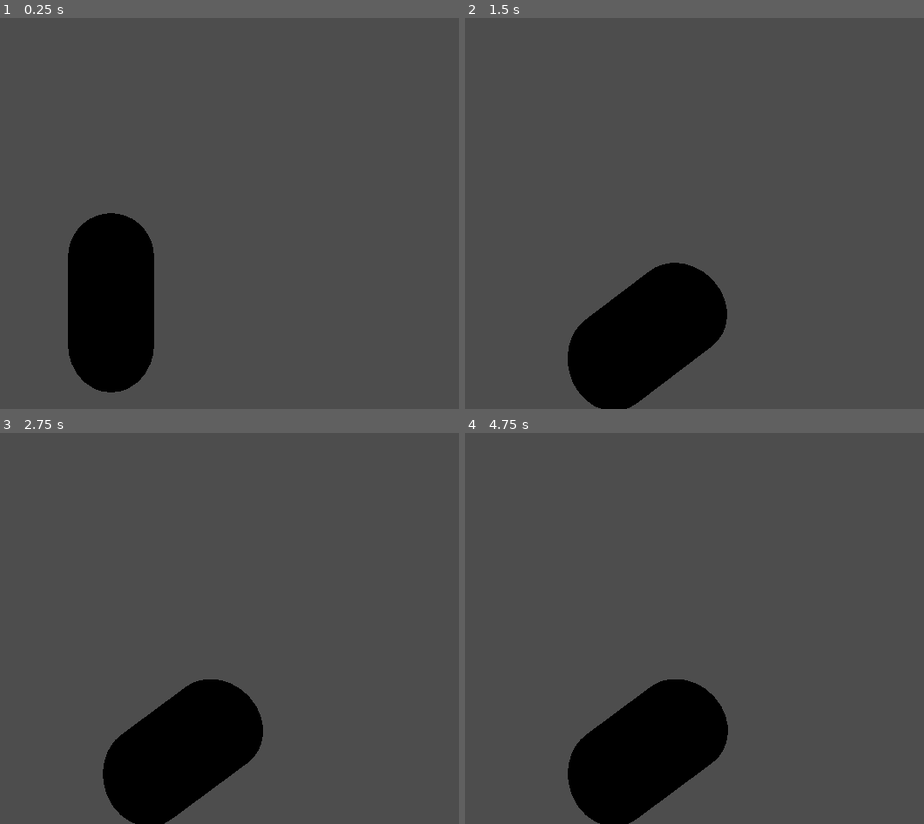
Above: before the commit, frames 1-4 (two rows, left to right).
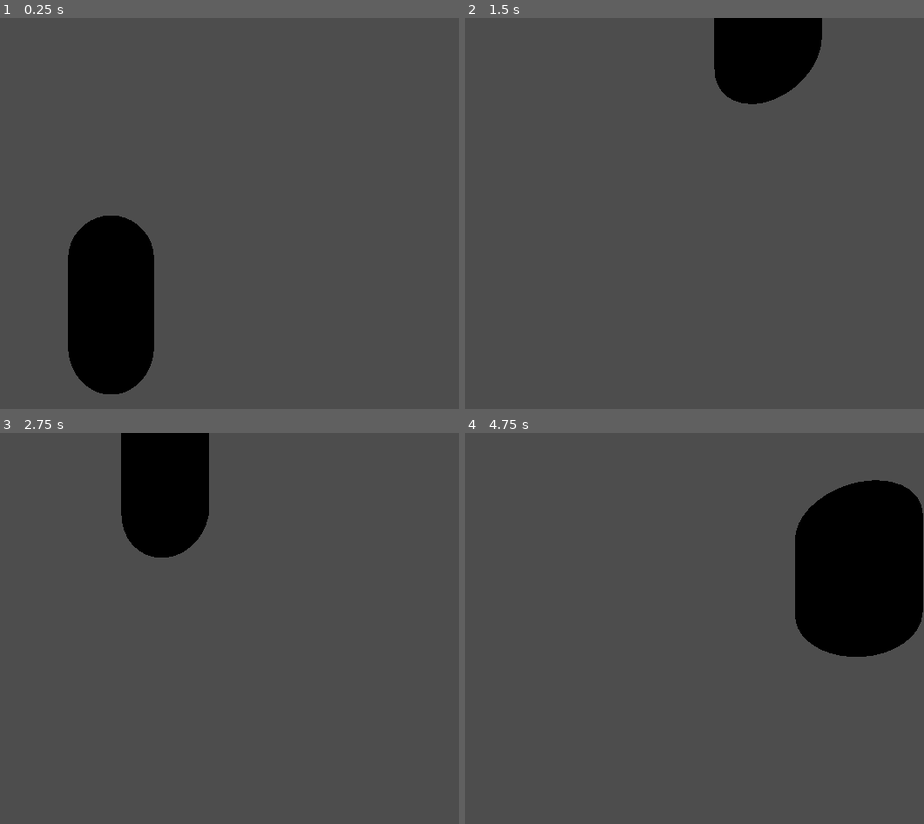
Above: after the commit, the same moments.

Repository: cookiemonsternz/submarine-game
Game: Godot game, scene res://scenes/world/interactable/lever/lever.tscn
Same seed, same stepped clock (60 frames per second), same inputs: the game is played once before the commit and once after it. The project has no main scene, so this scene is started directly.
Inputs (mouse positions are in pixels of both pictures, inside the frame that each line leads up to):
- Up to frame 1 (0.25 s): no input
- Up to frame 2 (1.5 s): move the mouse to (731, 193) at 0.52 s; press the mouse at (731, 193) at 0.53 s; hold D (right) 0.53-1.28 s; move the mouse to (outside the picture) at 1.27 s; release the mouse at (outside the picture) at 1.28 s; hold S (down) from 1.28 s (still down); click (outside the picture) at 1.35 s
- Up to frame 3 (2.75 s): move the mouse to (179, 542) at 2.02 s; release S (down) at 2.03 s; hold D (right) from 2.03 s (still down); hold F (test) from 2.03 s (still down); click (179, 542) at 2.3 s
- Up to frame 4 (4.75 s): move the mouse to (543, 706) at 2.77 s; release D (right) at 2.78 s; release F (test) at 2.78 s; hold W (up) 2.78-3.53 s; click (543, 706) at 2.85 s; move the mouse to (786, 687) at 3.52 s; press the mouse at (786, 687) at 3.53 s; hold A (left) from 3.53 s (still down); move the mouse to (outside the picture) at 4.27 s; release the mouse at (outside the picture) at 4.28 s; tap F (test) at 4.35 s; click (outside the picture) at 4.55 s

The runs differ from the first frame. In frame 1, 0.2% of the frame differs, in the area x 14-34%, y 49-97%; in frame 2, 13%; in frame 3, 14%; in frame 4, 20%, in the area x 22-100%, y 12-100%.
Error after the commit: Parse Error: Could not find type "JoltJoint3D" in the current scope. (res://scenes/interaction/measureable/measureable.gd:4)

Commit message:
add measureable and lever detents / impl

Diff:
--- a/project.godot
+++ b/project.godot
@@ -61,7 +61,7 @@
 
 [physics]
 
-3d/physics_engine="GodotPhysics3D"
+3d/physics_engine="Jolt Physics (Extension)"
 
 [rendering]
 
--- /dev/null
+++ b/scenes/csg_box_3d.gd
@@ -0,0 +1,11 @@
+extends CSGBox3D
+
+
+# Called when the node enters the scene tree for the first time.
+func _ready() -> void:
+	pass # Replace with function body.
+
+
+# Called every frame. 'delta' is the elapsed time since the previous frame.
+func _process(delta: float) -> void:
+	global_rotation = get_parent().find_child("RigidBody3D").global_rotation
--- a/scenes/interaction/draggable/draggable.gd
+++ b/scenes/interaction/draggable/draggable.gd
@@ -1,4 +1,6 @@
 class_name Draggable extends Node3D
+
+@export var drag_strength: float = 500.0
 
 @export var rigidbody: RigidBody3D
 @export var mouse_target: MouseTarget
@@ -19,7 +21,7 @@
 		var pos = plane.intersects_ray(from, camera.project_ray_normal(mouse_pos) * 4096.0)
 		if pos is Vector3:
 			#print((global_position - pos).normalized() * -1.0)
-			var vec = (pos - rigidbody.global_position).normalized() * 500.0
+			var vec = (pos - rigidbody.global_position).normalized() * drag_strength
 			rigidbody.apply_central_force(vec * delta)
 
 func _on_mouse_target_pressed() -> void:
--- /dev/null
+++ b/scenes/interaction/measureable/measureable.gd
@@ -0,0 +1,30 @@
+class_name measureable extends Node3D
+
+@export var drag_body: RigidBody3D
+@export var joint: JoltJoint3D
+
+func get_value() -> float:
+	if joint is JoltSliderJoint3D:
+		var start = joint.global_position + joint.global_basis.z * joint.limit_lower
+		var end = joint.global_position + joint.global_basis.z * joint.limit_upper
+		var len_sq = (end - start).length_squared()
+		return (start - drag_body.global_position).length_squared() / len_sq
+	elif joint is JoltHingeJoint3D:
+		var hinge_axis: Vector3 = joint.global_basis.z
+		var reference: Vector3 = joint.global_basis.x
+		var body_dir: Vector3 = drag_body.global_basis.y
+
+		var angle = -rad_to_deg(reference.signed_angle_to(body_dir, hinge_axis))
+
+		var lower = rad_to_deg(joint.limit_lower)
+		var upper = rad_to_deg(joint.limit_upper)
+
+		return clamp(inverse_lerp(lower, upper, angle), 0.0, 1.0)
+	elif joint is JoltConeTwistJoint3D:
+		assert(false, "Not implemented")
+		return 0.0
+	assert(false, "Unsupported joint type")
+	return 0.0
+
+func _process(delta: float) -> void:
+	get_value()
--- /dev/null
+++ b/scenes/interaction/measureable/measureable.tscn
@@ -0,0 +1,6 @@
+[gd_scene format=3 uid="uid://chpxdsgs08ep5"]
+
+[ext_resource type="Script" uid="uid://httlcyw8ycet" path="res://scenes/interaction/measureable/measureable.gd" id="1_80h56"]
+
+[node name="Measureable" type="Node3D" unique_id=1180068611]
+script = ExtResource("1_80h56")
--- /dev/null
+++ b/scenes/test_3.tscn
@@ -0,0 +1,61 @@
+[gd_scene format=3 uid="uid://diyd2q37aur87"]
+
+[ext_resource type="PackedScene" uid="uid://dcdfxqwqee6wc" path="res://scenes/player/player.tscn" id="1_6517d"]
+[ext_resource type="PackedScene" uid="uid://chpxdsgs08ep5" path="res://scenes/interaction/measureable/measureable.tscn" id="1_xq3ns"]
+[ext_resource type="Script" uid="uid://db77b6crbdmy7" path="res://scenes/csg_box_3d.gd" id="3_sia6j"]
+
+[sub_resource type="ProceduralSkyMaterial" id="ProceduralSkyMaterial_sia6j"]
+sky_horizon_color = Color(0.66224277, 0.6717428, 0.6867428, 1)
+ground_horizon_color = Color(0.66224277, 0.6717428, 0.6867428, 1)
+
+[sub_resource type="Sky" id="Sky_8du8f"]
+sky_material = SubResource("ProceduralSkyMaterial_sia6j")
+
+[sub_resource type="Environment" id="Environment_3qpud"]
+background_mode = 2
+sky = SubResource("Sky_8du8f")
+tonemap_mode = 2
+
+[sub_resource type="CapsuleMesh" id="CapsuleMesh_18mdm"]
+
+[sub_resource type="CapsuleShape3D" id="CapsuleShape3D_6517d"]
+
+[node name="Node3D" type="Node3D" unique_id=1290044561]
+
+[node name="WorldEnvironment" type="WorldEnvironment" parent="." unique_id=979736202]
+environment = SubResource("Environment_3qpud")
+
+[node name="DirectionalLight3D" type="DirectionalLight3D" parent="." unique_id=744456429]
+transform = Transform3D(-0.8660254, -0.43301278, 0.25, 0, 0.49999997, 0.86602545, -0.50000006, 0.75, -0.43301266, 0, 0, 0)
+shadow_enabled = true
+
+[node name="RigidBody3D" type="RigidBody3D" parent="." unique_id=1166080561]
+transform = Transform3D(1, 0, 0, 0, 1, 0, 0, 0, 1, 0, 0, -1)
+
+[node name="Measureable" parent="RigidBody3D" unique_id=1180068611 node_paths=PackedStringArray("drag_body", "joint") instance=ExtResource("1_xq3ns")]
+drag_body = NodePath("..")
+joint = NodePath("../../JoltHingeJoint3D")
+
+[node name="MeshInstance3D" type="MeshInstance3D" parent="RigidBody3D" unique_id=1768368773]
+transform = Transform3D(1, 0, 0, 0, -4.371139e-08, -1, 0, 1, -4.371139e-08, 0, 0, -0.17039514)
+mesh = SubResource("CapsuleMesh_18mdm")
+
+[node name="CollisionShape3D" type="CollisionShape3D" parent="RigidBody3D" unique_id=695115861]
+transform = Transform3D(1, 0, 0, 0, -4.371139e-08, -1, 0, 1, -4.371139e-08, 0, 0, 0)
+shape = SubResource("CapsuleShape3D_6517d")
+
+[node name="JoltHingeJoint3D" type="JoltHingeJoint3D" parent="." unique_id=1532818381]
+limit_enabled = true
+limit_upper = 0.5532693728822022
+limit_lower = -1.8465583486100006
+motor_enabled = true
+motor_target_velocity = 0.08726646259971647
+node_a = NodePath("../RigidBody3D")
+transform = Transform3D(1.9106853e-15, 4.3711385e-08, 1, 0.99999994, -4.3711385e-08, 0, 4.3711385e-08, 0.99999994, -4.371139e-08, 0, 0, 0)
+
+[node name="Player" parent="." unique_id=2008127875 instance=ExtResource("1_6517d")]
+transform = Transform3D(1, 0, 0, 0, 0.9382819, 0.34587145, 0, -0.34587145, 0.9382819, -0.30780554, 1.1947243, 1.9680746)
+
+[node name="CSGBox3D" type="CSGBox3D" parent="." unique_id=1809829627]
+size = Vector3(0.1, 0.1, 0.1)
+script = ExtResource("3_sia6j")
--- /dev/null
+++ b/scenes/world/interactable/lever/lever.gd
@@ -0,0 +1,57 @@
+extends Node3D
+
+@export var drag_strength: float = 500.0:
+	get: return drag_strength
+	set(value):
+		drag_strength = value
+		try_set_draggable(value)
+@export_group("Detents")
+@export var detents = 7
+@export var snap_out_threshold = 0.5
+@export_custom(PROPERTY_HINT_EXPRESSION, "Detent Equation") var detent_equation: String \
+	= "pow(1.5, 5 * x) * 2"
+
+var dragging = false
+var selected_detent = 0.0
+var detent_expression = Expression.new()
+
+func try_set_draggable(value):
+	if has_node("%Draggable"):
+		%Draggable.drag_strength = value
+
+func _ready() -> void:
+	detent_expression.parse(detent_equation, ["x"])
+	%Draggable.drag_strength = drag_strength
+
+func _process(delta: float) -> void:
+	do_detents()
+
+func do_detents():
+	if dragging: return
+
+	var current_value = %Measureable.get_value()
+
+	if abs(current_value - selected_detent) > snap_out_threshold:
+		selected_detent = get_closest_detent()
+
+	var difference = current_value - selected_detent
+	var factor = sign(difference) * detent_expression.execute([abs(difference)])
+
+	%RigidBody3D.apply_central_force(%JoltHingeJoint3D.global_basis.y * factor)
+
+func _on_mouse_target_pressed() -> void:
+	dragging = true
+
+	#%JoltHingeJoint3D.motor_enabled = false
+
+func _on_mouse_target_released() -> void:
+	dragging = false
+
+	selected_detent = get_closest_detent()
+	#%JoltHingeJoint3D.motor_enabled = true
+
+func get_closest_detent() -> float:
+	var current_value = %Measureable.get_value()
+	var closest_detent = round(current_value * detents - 0.5) / (detents - 1)
+	closest_detent = clamp(closest_detent, 0, 1)
+	return closest_detent
--- a/scenes/world/interactable/lever/lever.tscn
+++ b/scenes/world/interactable/lever/lever.tscn
@@ -1,7 +1,9 @@
 [gd_scene format=3 uid="uid://7qgry4rw36cu"]
 
+[ext_resource type="Script" uid="uid://dvulpdtrjjau0" path="res://scenes/world/interactable/lever/lever.gd" id="1_5w5ri"]
 [ext_resource type="PackedScene" uid="uid://bhv8cjuyvan2e" path="res://scenes/interaction/mouse_target/mouse_target.tscn" id="1_8gvfd"]
 [ext_resource type="PackedScene" uid="uid://hrm6vrtd02ft" path="res://scenes/interaction/draggable/draggable.tscn" id="2_meejf"]
+[ext_resource type="PackedScene" uid="uid://chpxdsgs08ep5" path="res://scenes/interaction/measureable/measureable.tscn" id="3_kitsk"]
 [ext_resource type="PackedScene" uid="uid://dcdfxqwqee6wc" path="res://scenes/player/player.tscn" id="3_meejf"]
 
 [sub_resource type="CapsuleMesh" id="CapsuleMesh_kitsk"]
@@ -11,12 +13,16 @@
 
 [sub_resource type="CapsuleShape3D" id="CapsuleShape3D_tk2tp"]
 
-[sub_resource type="BoxShape3D" id="BoxShape3D_11w5v"]
-size = Vector3(1, 0.29492188, 1)
-
 [node name="Lever" type="Node3D" unique_id=424322314]
+script = ExtResource("1_5w5ri")
+drag_strength = 2000.0
+snap_out_threshold = 0.25
+detent_equation = "(pow(1.5, 5 * x) * 2) - 2"
 
 [node name="RigidBody3D" type="RigidBody3D" parent="." unique_id=404819209]
+unique_name_in_owner = true
+gravity_scale = 0.1
+linear_damp = 2.0
 
 [node name="MeshInstance3D" type="MeshInstance3D" parent="RigidBody3D" unique_id=1409803162]
 transform = Transform3D(1, 0, 0, 0, 1, 0, 0, 0, 1, 0, 1.0036839, 0)
@@ -31,25 +37,32 @@
 shape = SubResource("SphereShape3D_5w5ri")
 
 [node name="Draggable" parent="RigidBody3D/MeshInstance3D" unique_id=898455505 node_paths=PackedStringArray("rigidbody", "mouse_target") instance=ExtResource("2_meejf")]
+unique_name_in_owner = true
 rigidbody = NodePath("../..")
 mouse_target = NodePath("../MouseTarget")
+
+[node name="Measureable" parent="RigidBody3D/MeshInstance3D" unique_id=1180068611 node_paths=PackedStringArray("drag_body", "joint") instance=ExtResource("3_kitsk")]
+unique_name_in_owner = true
+drag_body = NodePath("../..")
+joint = NodePath("../../../JoltHingeJoint3D")
 
 [node name="CollisionShape3D" type="CollisionShape3D" parent="RigidBody3D" unique_id=1858927460]
 transform = Transform3D(1, 0, 0, 0, 1, 0, 0, 0, 1, 0, 1.0023901, 0)
 shape = SubResource("CapsuleShape3D_tk2tp")
 
-[node name="HingeJoint3D" type="HingeJoint3D" parent="." unique_id=398492675]
-node_a = NodePath("../StaticBody3D")
+[node name="JoltHingeJoint3D" type="JoltHingeJoint3D" parent="." unique_id=1628645323]
+limit_enabled = true
+limit_upper = 0.6981317007977318
+limit_lower = -0.6981317007977318
+limit_spring_enabled = true
+limit_spring_frequency = 10.0
+limit_spring_damping = 0.1
 node_b = NodePath("../RigidBody3D")
-angular_limit/enable = true
-angular_limit/upper = 0.9023352
-angular_limit/lower = -0.9599311
-
-[node name="StaticBody3D" type="StaticBody3D" parent="." unique_id=1366491410]
-
-[node name="CollisionShape3D" type="CollisionShape3D" parent="StaticBody3D" unique_id=151513120]
-transform = Transform3D(1, 0, 0, 0, 1, 0, 0, 0, 1, 0, -0.1587594, 0)
-shape = SubResource("BoxShape3D_11w5v")
+unique_name_in_owner = true
+transform = Transform3D(-4.371139e-08, -1, 0, 1, -4.371139e-08, 0, 0, 0, 1, 0, 0, 0)
 
 [node name="Player" parent="." unique_id=2008127875 instance=ExtResource("3_meejf")]
 transform = Transform3D(1, 0, 0, 0, 1, 0, 0, 0, 1, 0, 2, 3)
+
+[connection signal="pressed" from="RigidBody3D/MeshInstance3D/MouseTarget" to="." method="_on_mouse_target_pressed"]
+[connection signal="released" from="RigidBody3D/MeshInstance3D/MouseTarget" to="." method="_on_mouse_target_released"]
Not shown, added: addons/godot-jolt/LICENSE.txt
Not shown, added: addons/godot-jolt/THIRDPARTY.txt
Not shown, added: addons/godot-jolt/godot-jolt.gdextension.uid
Not shown, added: scenes/csg_box_3d.gd.uid
Not shown, added: scenes/interaction/measureable/measureable.gd.uid
Not shown, added: scenes/world/interactable/lever/lever.gd.uid
Not shown, added: addons/godot-jolt/android/libgodot-jolt_android-arm32.so
Not shown, added: addons/godot-jolt/android/libgodot-jolt_android-arm32_editor.so
Not shown, added: addons/godot-jolt/android/libgodot-jolt_android-arm64.so
Not shown, added: addons/godot-jolt/android/libgodot-jolt_android-arm64_editor.so
Not shown, added: addons/godot-jolt/android/libgodot-jolt_android-x64.so
Not shown, added: addons/godot-jolt/android/libgodot-jolt_android-x64_editor.so
(and 23 more such lines)
